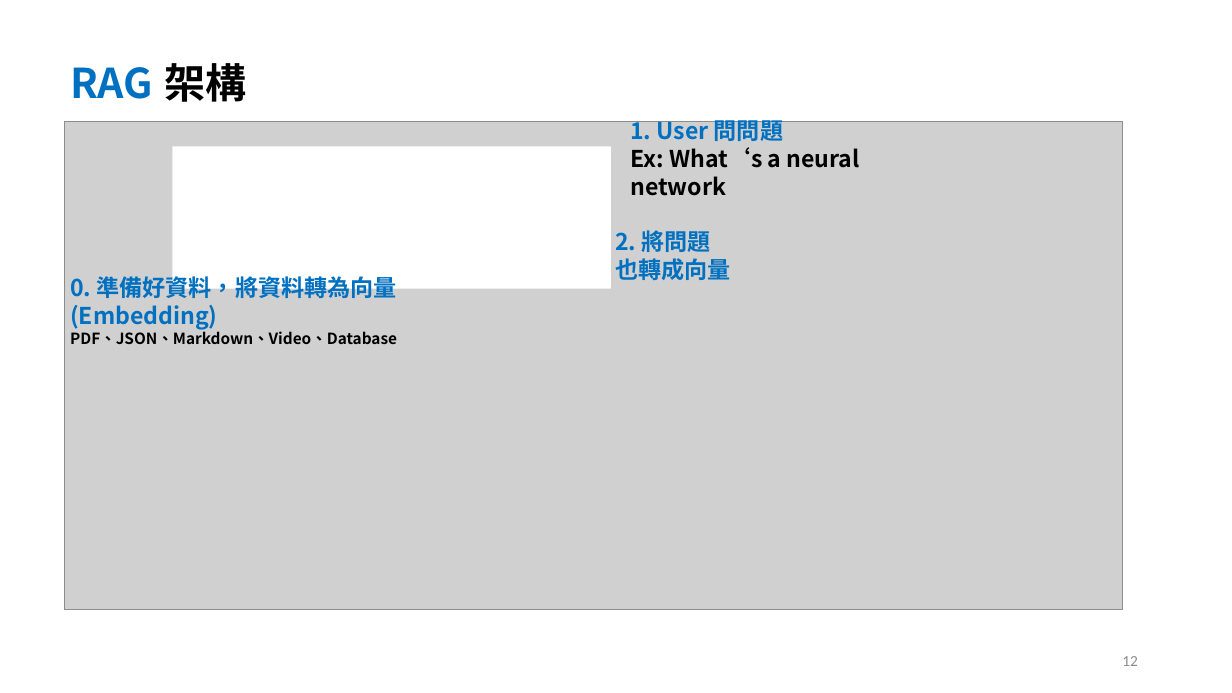
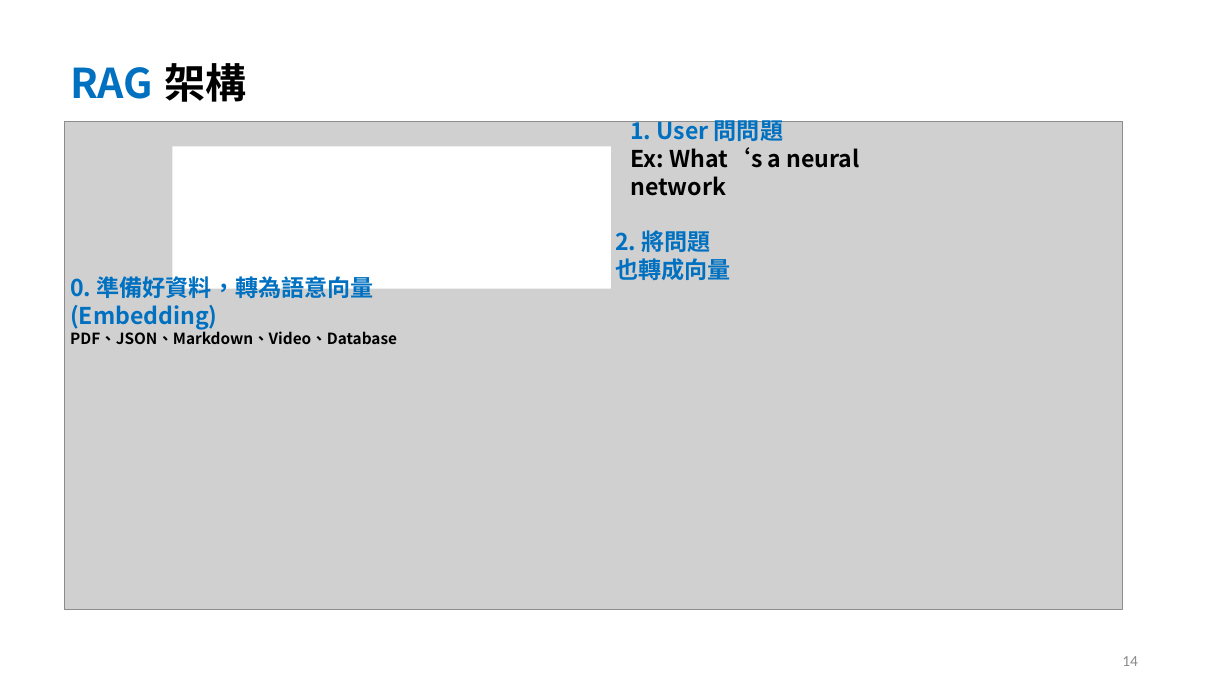
Before and after one commit to cathayins/llama_club, a slide deck: slide 15 of R1/R1.pptx (slide 13 before the commit). Drawn at 1232x693 pixels with LibreOffice and Linux fonts; fonts in the diff are those of the drawing; grey boxes stand for pictures. Boxes give left, top, right and bottom in pixels: in the first picture for what was removed or moved away, otherwise in the second. Text is boxed around its words. In the diff, an @@ line names an element or a change of style, - is before the commit and + after.

```diff
--- a/R1/R1.pptx
+++ b/R1/R1.pptx
@@ text at bbox=[70, 273, 374, 330]: text changed @@
-0. 準備好資料，將資料轉為向量 (Embedding)
+0. 準備好資料，轉為語意向量 (Embedding)
@@ page number at bbox=[1122, 656, 1138, 666]: text changed @@
-12
+14
```
Also in this commit, not shown: 6 other slides changed, 3 slides added.
